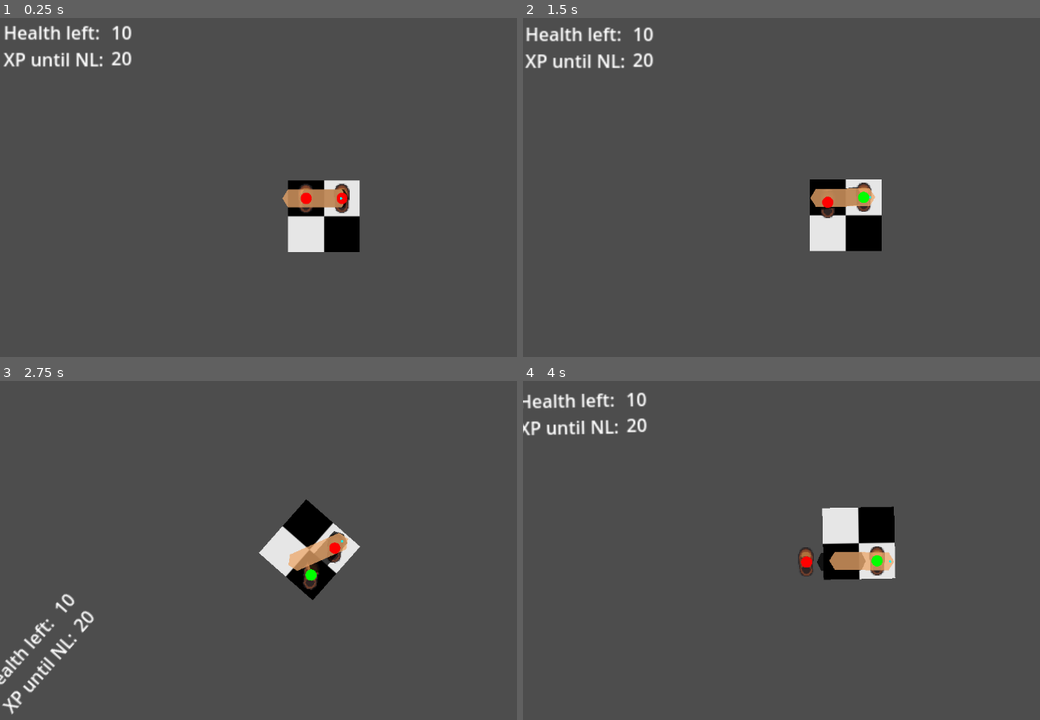
Above: before the commit, frames 1-4 (two rows, left to right).
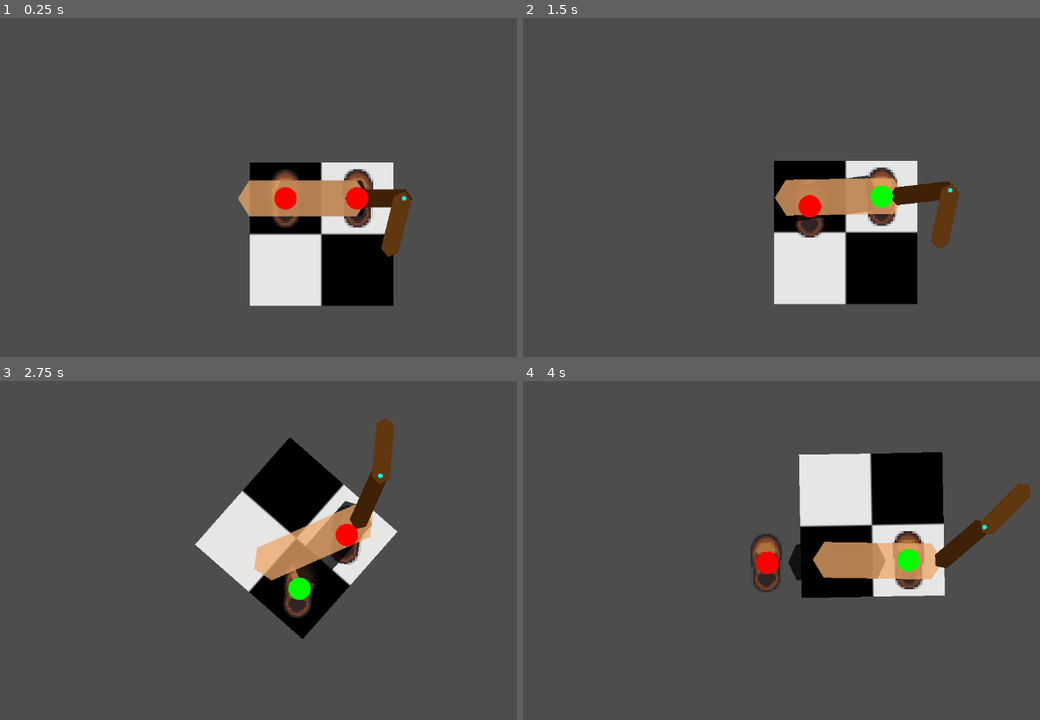
Above: after the commit, the same moments.

Repository: Meatplanter/Kelp_44
Game: Godot game, scene res://rogue_b.tscn
The game is run twice, just before and just after one commit, with the same random seed, the same clock (stepped at 60 frames per second) and the same inputs. This scene is started directly instead of the project's main scene.
Inputs (mouse positions are in pixels of both pictures, inside the frame that each line leads up to):
- Up to frame 1 (0.25 s): no input
- Up to frame 2 (1.5 s): tap Enter at 0.5 s; move the mouse to (988, 180) at 0.52 s; hold D (LS_move_right) 0.53-1.28 s; hold M (ChangeMode) 0.53-1.28 s; move the mouse to (714, 218) at 1.27 s; hold X (LS_move_down) from 1.28 s (still down); tap Space (Space) at 1.35 s
- Up to frame 3 (2.75 s): move the mouse to (387, 482) at 2.02 s; release X (LS_move_down) at 2.03 s; hold D (LS_move_right) from 2.03 s (still down); hold Shift (TargettingMode) from 2.03 s (still down)
- Up to frame 4 (4 s): move the mouse to (812, 635) at 2.77 s; release D (LS_move_right) at 2.78 s; release Shift (TargettingMode) at 2.78 s; hold Q (LS_move_leftup) 2.78-3.53 s; tap 1 at 2.85 s; move the mouse to (1039, 614) at 3.52 s; hold A (LS_move_left) from 3.53 s (still down); tap 2 at 3.6 s

The runs differ from the first frame. In frame 1, 12% of the frame differs, in the area x 0-80%, y 2-85%; in frame 2, 13%; in frame 3, 13%; in frame 4, 14%, in the area x 0-99%, y 3-65%.

Commit message:
Added arm/forearm, have to figure out targetting

Diff:
--- a/debugging_node.gd
+++ b/debugging_node.gd
@@ -11,7 +11,7 @@
 	elif %RightShoe.weighted  == false:
 		draw_circle(%RightShoe.global_position,5.0,Color.GREEN)
 
-	draw_circle($"../RightShoulderJoint".global_position,1.0,Color.AQUA)
+	draw_circle($"../RightElbow".global_position,1.0,Color.AQUA)
 
 	#draw_line(Movement.CurrPosLeft,Movement.CurrPosRight,Color.AQUA)
 
--- a/head.gd
+++ b/head.gd
@@ -23,7 +23,8 @@
 
 
 func _physics_process(delta):
-	look_for_enemy()
+	#look_for_enemy()
+	self.global_position = Movement.neck
 
 func _process(delta):
 	EnemyManager.enemy_scope()
@@ -97,20 +98,20 @@
 	if best_enemy:
 		EnemyManager.targetEnemyRight = best_enemy
 
-func _unhandled_input(event):
-	if event.is_action_pressed("TargetLGRight"):
-		select_next_target_left(Global.VecRight)
-	elif event.is_action_pressed("TargetLGLeft"):
-		select_next_target_left(Global.VecLeft)
-	elif event.is_action_pressed("TargetLGUp"):
-		select_next_target_left(Global.VecUp)
-	elif event.is_action_pressed("TargetLGDown"):
-		select_next_target_left(Global.VecDown)
-	elif event.is_action_pressed("TargetRGRight"):
-		select_next_target_right(Global.VecRight)
-	elif event.is_action_pressed("TargetRGLeft"):
-		select_next_target_right(Global.VecLeft)
-	elif event.is_action_pressed("TargetRGUp"):
-		select_next_target_right(Global.VecUp)
-	elif event.is_action_pressed("TargetRGDown"):
-		select_next_target_right(Global.VecDown)
+#func _unhandled_input(event):
+	#if event.is_action_pressed("TargetLGRight"):
+		#select_next_target_left(Global.VecRight)
+	#elif event.is_action_pressed("TargetLGLeft"):
+		#select_next_target_left(Global.VecLeft)
+	#elif event.is_action_pressed("TargetLGUp"):
+		#select_next_target_left(Global.VecUp)
+	#elif event.is_action_pressed("TargetLGDown"):
+		#select_next_target_left(Global.VecDown)
+	#elif event.is_action_pressed("TargetRGRight"):
+		#select_next_target_right(Global.VecRight)
+	#elif event.is_action_pressed("TargetRGLeft"):
+		#select_next_target_right(Global.VecLeft)
+	#elif event.is_action_pressed("TargetRGUp"):
+		#select_next_target_right(Global.VecUp)
+	#elif event.is_action_pressed("TargetRGDown"):
+		#select_next_target_right(Global.VecDown)
--- a/rogue_b.tscn
+++ b/rogue_b.tscn
@@ -91,9 +91,26 @@
 [node name="RightShoulderJoint" type="Marker2D" parent="."]
 position = Vector2(2.98023e-08, 0)
 
+[node name="RightBiceps" type="Polygon2D" parent="RightShoulderJoint"]
+unique_name_in_owner = true
+position = Vector2(-3, 0)
+color = Color(0.244615, 0.130091, 0.0260141, 1)
+polygon = PackedVector2Array(0, 0, 3, -4, 27, -4, 30, 0, 27, 4, 3, 4)
+
+[node name="RightElbow" type="Marker2D" parent="."]
+
+[node name="RightElbowJoint" type="Marker2D" parent="."]
+position = Vector2(2.98023e-08, 0)
+
+[node name="RightForearm" type="Polygon2D" parent="RightElbowJoint"]
+position = Vector2(-3, 0)
+color = Color(0.38372, 0.216172, 0.0617191, 1)
+polygon = PackedVector2Array(0, 0, 3, -4, 27, -4, 30, 0, 27, 4, 3, 4)
+
 [node name="Camera2DNew" type="Camera2D" parent="."]
+position = Vector2(24, 0)
 ignore_rotation = false
-zoom = Vector2(2, 2)
+zoom = Vector2(4, 4)
 position_smoothing_enabled = true
 position_smoothing_speed = 10.0
 rotation_smoothing_enabled = true
--- a/shoulder_polygon.gd
+++ b/shoulder_polygon.gd
@@ -5,19 +5,22 @@
 var shoulderMidpoint = Vector2.ZERO
 var shoulderFocus = Vector2.ZERO
 
-#get global position of specific point in shoulder polygon
-func point_position(point_number: int):
-	var points = %ShoulderPolygon.polygon
+#get global position of specific point in polygon
+func point_position(shape: Node2D,point_number: int):
+	var points = shape.polygon
 	var local_point = points[point_number]
-	var global_point = %ShoulderPolygon.to_global(local_point)
+	var global_point = shape.to_global(local_point)
 	return global_point
 
 func update_positions():
-	leftShoulder = (point_position(0)+point_position(4))/2
+	leftShoulder = (point_position(%ShoulderPolygon,0)+point_position(%ShoulderPolygon,4))/2
 	$"../LeftShoulder".global_position = leftShoulder
+	$"../LeftShoulder".rotation = Movement.cumulativeAngle
 
-	rightShoulder = (point_position(1)+point_position(3))/2
+	rightShoulder = (point_position(%ShoulderPolygon,1)+point_position(%ShoulderPolygon,3))/2
 	$"../RightShoulder".global_position = rightShoulder
+	$"../RightShoulder".rotation = Movement.cumulativeAngle
+	$"../RightElbow".global_position = (point_position(%RightBiceps,2)+point_position(%RightBiceps,4))/2
 
 	shoulderMidpoint = (leftShoulder+rightShoulder)/2
 	Movement.neck = shoulderMidpoint
@@ -42,28 +45,33 @@
 	tween = create_tween()
 	tween.tween_property(%ShoulderPolygon,"rotation",%ShoulderPolygon.rotation+diff,1).set_ease(Tween.EASE_IN_OUT)
 
-func join_shoulder(torso_joint:Node2D,shoulder_joint:Node2D,delta:float):
-	var pivot_rest_pos = torso_joint.global_position
-	var radius = 50.0
-	var stiffness = 5.0
-	var damping = 0.8
+func chase_joint(parent:Node2D,joint:Node2D,stiff:float,delta:float):
+	var tween: Tween
+	tween = create_tween()
+	tween.tween_property(joint,"position",parent.global_position,stiff)
 
-	var pivot_offset = Vector2.ZERO
-	var pivot_velocity = Vector2.ZERO
+func joint_rotation(): #parent:Node2D,joint:Node2D):
+	var target = get_global_mouse_position()
+	var targetAngle = (target - $"../RightShoulder".global_position).angle() + deg_to_rad(Movement.cumulativeAngle)
+	print(rad_to_deg(targetAngle))
+	var angleShoulder = clamp(targetAngle,deg_to_rad(Movement.cumulativeAngle)-PI*0.75,deg_to_rad(Movement.cumulativeAngle))
+	var angleElbow
 
-	var input_offset = torso_joint.global_position - shoulder_joint.global_position
+	var tween: Tween
+	tween = create_tween()
+	tween.set_parallel()
+	tween.tween_property($"../RightShoulderJoint","rotation",angleShoulder,1)
+	tween.tween_property($"../RightElbowJoint","rotation",targetAngle,0.5)
 
-	pivot_velocity += input_offset * stiffness * delta
-	pivot_velocity *= damping
 
-	pivot_offset += pivot_velocity * delta
-
-	if pivot_offset.length() > radius: pivot_offset.normalized() * radius
-
-	shoulder_joint.global_position = pivot_rest_pos + pivot_offset
+func _ready():
+	$"../RightShoulderJoint".global_position = Movement.rightShoulder
 
 func _process(delta):
 	update_positions()
 	chase_abdomen()
 	rotate_towards_abdomen()
-	join_shoulder($"../RightShoulder",$"../RightShoulderJoint",delta)
+	chase_joint($"../RightShoulder",$"../RightShoulderJoint",0.1,delta)
+	chase_joint($"../RightElbow",$"../RightElbowJoint",0.05,delta)
+
+	joint_rotation()
